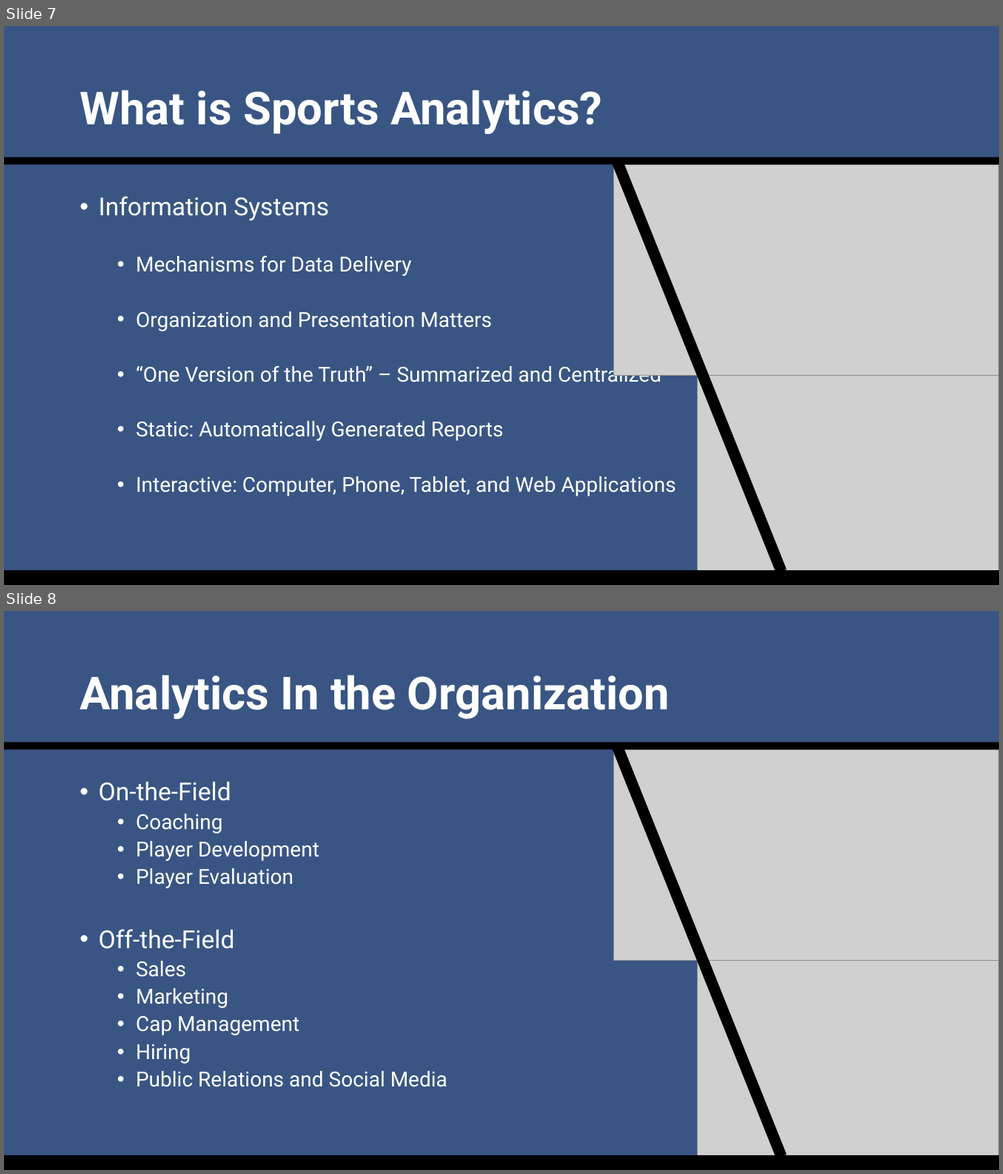
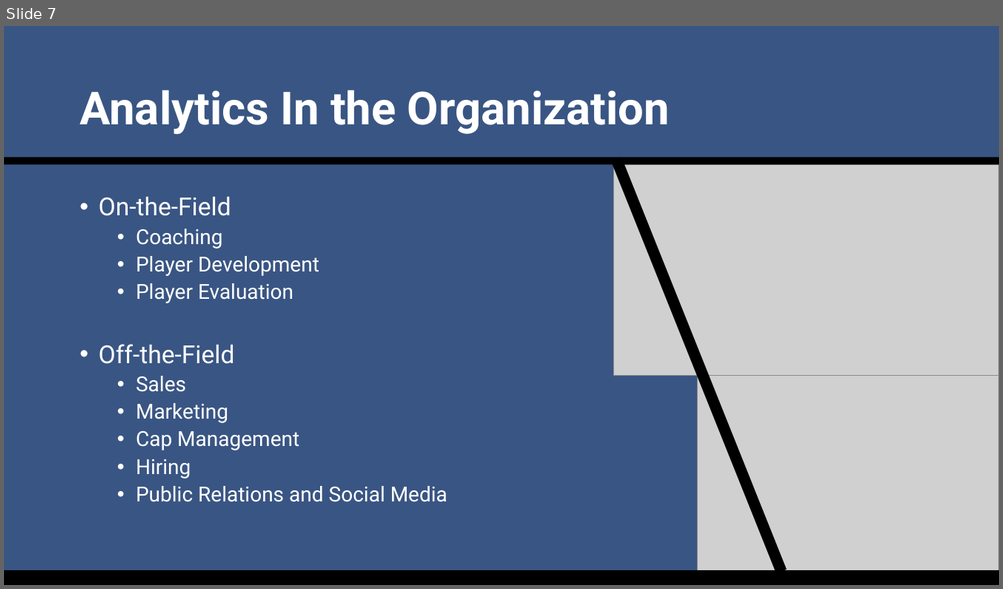
Before and after one commit to SuperMarioGiacomazzo/STOR390_WEBSITE, a slide deck: Slides/Sports Analytics 3/Sports_Analytics_3_Lecture.pptx. Shown one above the other, each under a label of ours: slides 7 and 8 before the commit, slide 7 after it. The pictures are 1003x1174 and 1003x589 pixels, drawn with LibreOffice and Linux fonts; fonts in the diff are those of the drawing; grey boxes stand for pictures. Boxes give left, top, right and bottom in pixels: in the first picture for what was removed or moved away, otherwise in the second. Text is boxed around its words. In the diff, an @@ line names an element or a change of style, - is before the commit and + after.

```diff
--- a/Slides/Sports Analytics 3/Sports_Analytics_3_Lecture.pptx
+++ b/Slides/Sports Analytics 3/Sports_Analytics_3_Lecture.pptx
@@ slide 7 removed at (4, 26, 999, 585), background #395583 @@
@@ title removed at (79, 90, 602, 134) @@
-What is Sports Analytics?
@@ rectangle removed at (4, 157, 999, 165) @@
@@ rectangle removed at (611, 157, 786, 574) @@
@@ picture removed at (614, 165, 999, 376) @@
@@ text removed at (99, 196, 676, 497) @@
-• Information Systems
-  • Mechanisms for Data Delivery
-  • Organization and Presentation Matters
-  • “One Version of the Truth” – Summarized and Centralized
-  • Static: Automatically Generated Reports
-  • Interactive: Computer, Phone, Tablet, and Web Applications
@@ picture removed at (697, 375, 999, 585) @@
@@ rectangle removed at (4, 571, 999, 585) @@
@@ what was slide 8 is now slide 7 @@
```
Also in this commit, not shown: 1 slide changed, 2 slides added, 6 other slides removed, 3 other files.
